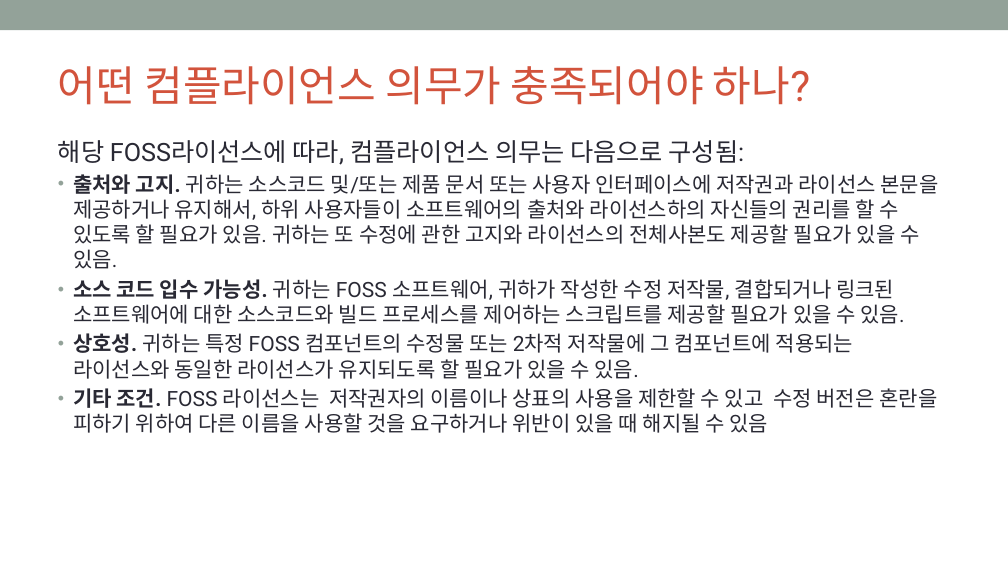
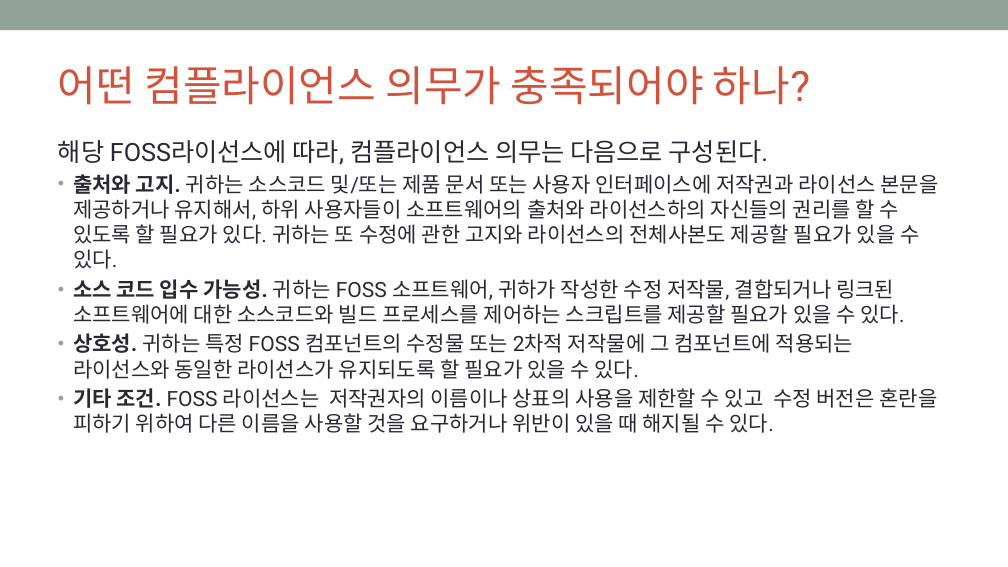
Before and after one commit to OpenChain-KWG/Curriculum-Translation-KR, a slide deck: slide 26 of target/slides/openchain-curriculum-for-1-1.pptx. Drawn at 1008x567 pixels with LibreOffice and Linux fonts; fonts in the diff are those of the drawing; background and template pictures are left out. Boxes give left, top, right and bottom in pixels: in the first picture for what was removed or moved away, otherwise in the second. Text is boxed around its words. In the diff, an @@ line names an element or a change of style, - is before the commit and + after.

```diff
--- a/target/slides/openchain-curriculum-for-1-1.pptx
+++ b/target/slides/openchain-curriculum-for-1-1.pptx
@@ text at bbox=[58, 140, 938, 433]: text changed @@
-해당 FOSS라이선스에 따라, 컴플라이언스 의무는 다음으로 구성됨:
-• 출처와 고지. 귀하는 소스코드 및/또는 제품 문서 또는 사용자 인터페이스에 저작권과 라이선스 본문을 제공하거나 유지해서, 하위 사용자들이 소프트웨어의 출처와 라이선스하의 자신들의 권리를 할 수 있도록 할 필요가 있음. 귀하는 또 수정에 관한 고지와 라이선스의 전체사본도 제공할 필요가 있을 수 있음.
-• 소스 코드 입수 가능성. 귀하는 FOSS 소프트웨어, 귀하가 작성한 수정 저작물, 결합되거나 링크된 소프트웨어에 대한 소스코드와 빌드 프로세스를 제어하는 스크립트를 제공할 필요가 있을 수 있음.
-• 상호성. 귀하는 특정 FOSS 컴포넌트의 수정물 또는 2차적 저작물에 그 컴포넌트에 적용되는 라이선스와 동일한 라이선스가 유지되도록 할 필요가 있을 수 있음.
-• 기타 조건. FOSS 라이선스는 저작권자의 이름이나 상표의 사용을 제한할 수 있고 수정 버전은 혼란을 피하기 위하여 다른 이름을 사용할 것을 요구하거나 위반이 있을 때 해지될 수 있음
+해당 FOSS라이선스에 따라, 컴플라이언스 의무는 다음으로 구성된다.
+• 출처와 고지. 귀하는 소스코드 및/또는 제품 문서 또는 사용자 인터페이스에 저작권과 라이선스 본문을 제공하거나 유지해서, 하위 사용자들이 소프트웨어의 출처와 라이선스하의 자신들의 권리를 할 수 있도록 할 필요가 있다. 귀하는 또 수정에 관한 고지와 라이선스의 전체사본도 제공할 필요가 있을 수 있다.
+• 소스 코드 입수 가능성. 귀하는 FOSS 소프트웨어, 귀하가 작성한 수정 저작물, 결합되거나 링크된 소프트웨어에 대한 소스코드와 빌드 프로세스를 제어하는 스크립트를 제공할 필요가 있을 수 있다.
+• 상호성. 귀하는 특정 FOSS 컴포넌트의 수정물 또는 2차적 저작물에 그 컴포넌트에 적용되는 라이선스와 동일한 라이선스가 유지되도록 할 필요가 있을 수 있다.
+• 기타 조건. FOSS 라이선스는 저작권자의 이름이나 상표의 사용을 제한할 수 있고 수정 버전은 혼란을 피하기 위하여 다른 이름을 사용할 것을 요구하거나 위반이 있을 때 해지될 수 있다.
```
Also in this commit, not shown: 35 other slides changed, 7 other files.
